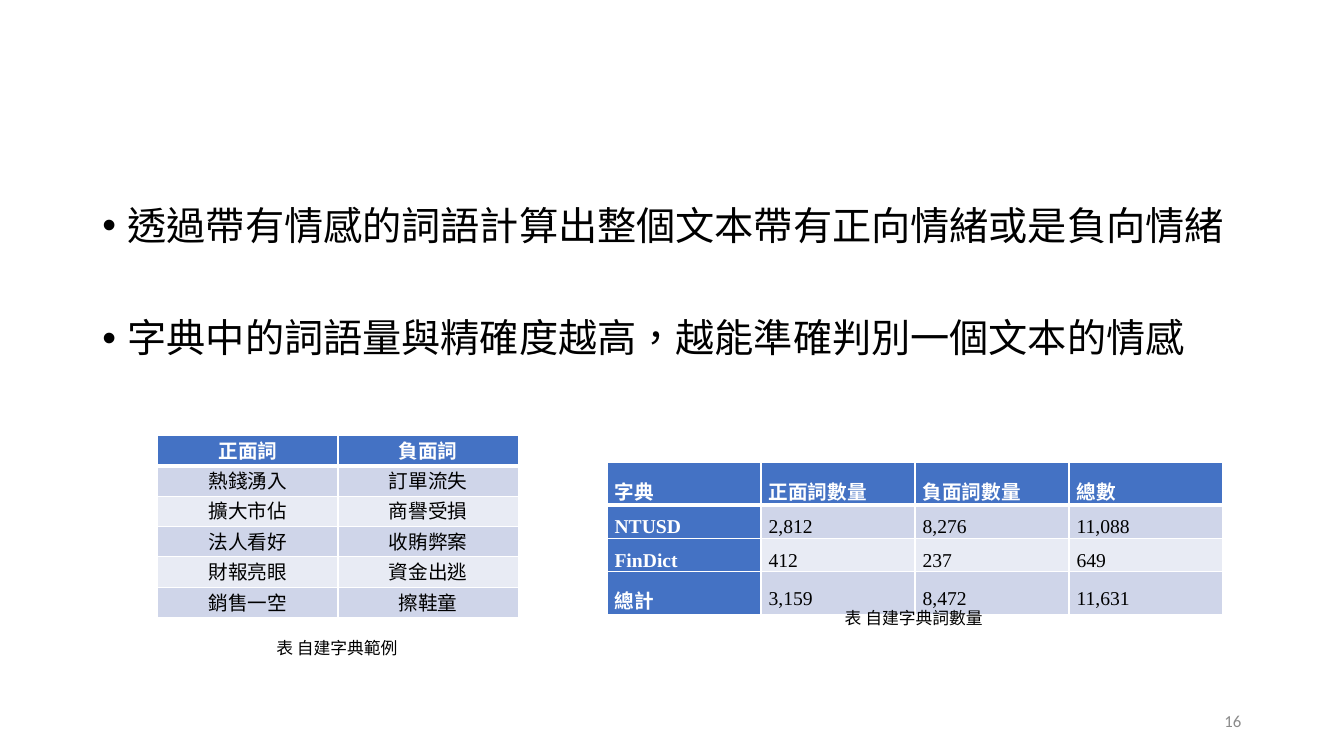
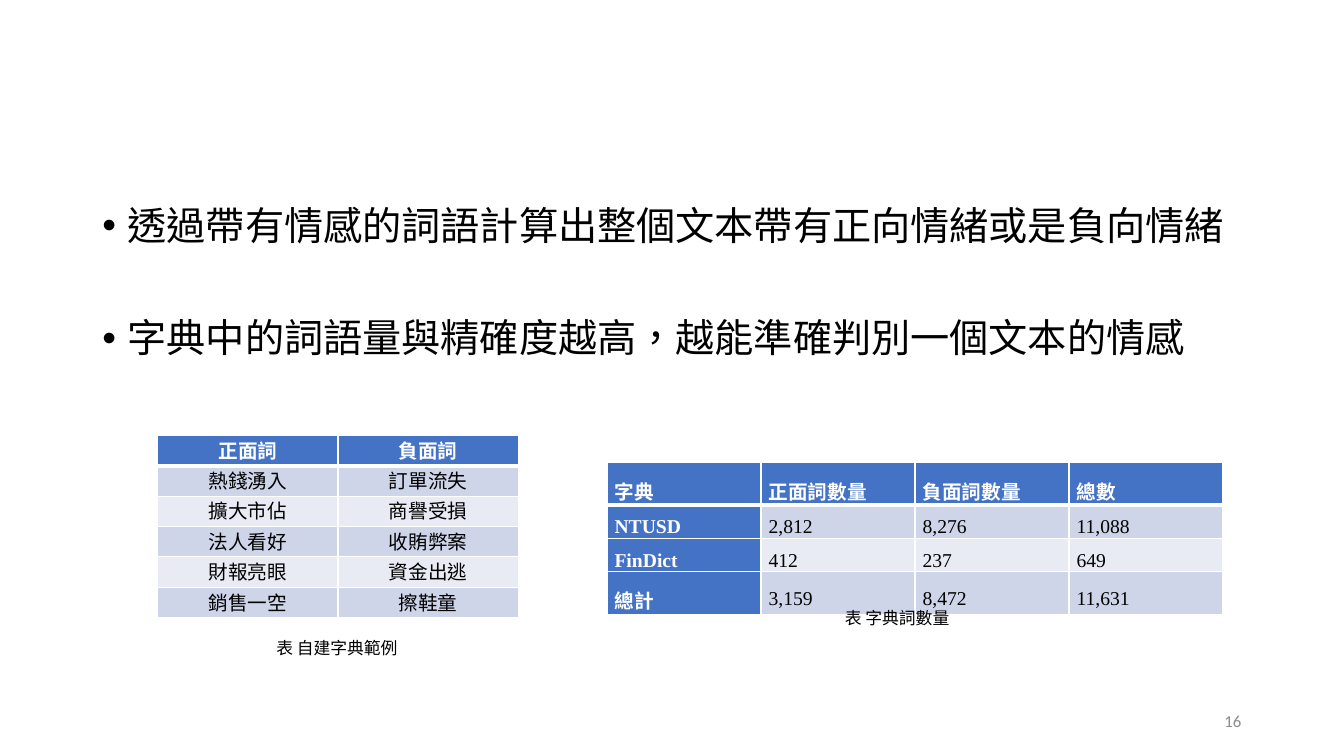
Before and after one commit to Skya-neko/StockPrediction, a slide deck: slide 16 of document/基於財經字典與分析指標的神經網路預測股價趨勢.pptx. Drawn at 1344x756 pixels with LibreOffice and Linux fonts; fonts in the diff are those of the drawing; background and template pictures are left out. Boxes give left, top, right and bottom in pixels: in the first picture for what was removed or moved away, otherwise in the second. Text is boxed around its words. In the diff, an @@ line names an element or a change of style, - is before the commit and + after.

```diff
--- a/document/基於財經字典與分析指標的神經網路預測股價趨勢.pptx
+++ b/document/基於財經字典與分析指標的神經網路預測股價趨勢.pptx
@@ text at bbox=[845, 607, 949, 629]: text changed @@
-表 自建字典詞數量
+表 字典詞數量
```
Also in this commit, not shown: 4 other slides changed, 2 slides added, 6 other files.
